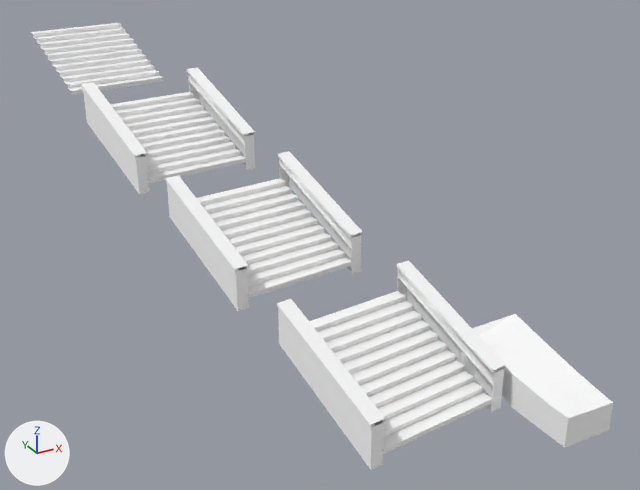
Before and after pictures for a commit that changed the glTF model games/yorimichi/assets/belmonte/meshes/SM_BM_BC_Works_3_2.glb.
The view is the same before and after, from a 50 mm camera at (90.4, -86.1, 3.0) aimed at (104.5, -60.4, -9.9). Lighting does not change. The marker at lower left points along +X, +Y and +Z. The picture after the commit comes second. Vertices at exactly the same position are counted once.

Script lines for the objects in view, before the commit:
```python
me_sm_bc_works_3_2 = bpy.data.meshes.new('SM_BC_Works_3_2')
me_sm_bc_works_3_2.from_pydata(...)  # 1060 vertices, 1323 faces; spans x 98.2..107.6, y -71.8..-45.3, z -11.9..-4.0
# faces by material slot: [1239, 10, 74]
me_sm_bc_works_3_2.materials.append(mat_bm_000_m_ashlar_013)
me_sm_bc_works_3_2.materials.append(mat_bm_001_m_flag_024)
me_sm_bc_works_3_2.materials.append(mat_bm_002_m_rubble_010)
ob_sm_bm_bc_works_3_2 = bpy.data.objects.new('SM_BM_BC_Works_3_2', me_sm_bc_works_3_2)
ob_sm_bm_bc_works_3_2.location = (0.0, 0.0, 0.0)
```
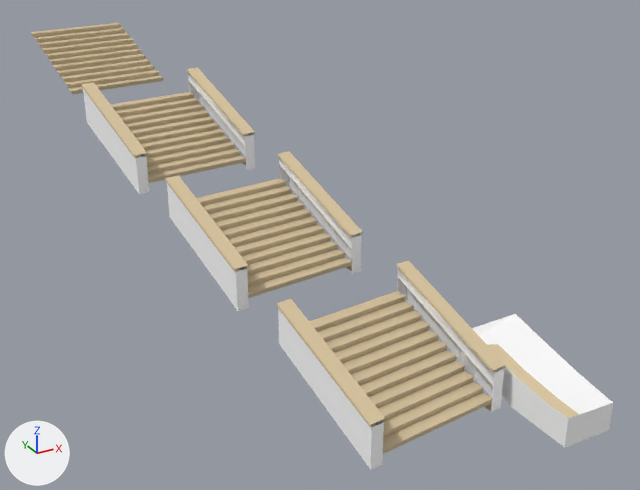
Changed parts and their boxes (x1, y1, x2, y2) in the pictures (640 x 490 px):
```json
{"part": 1, "of": "me_sm_bc_works_3_2", "change": "recoloured", "before": [30, 23, 581, 457], "after": [30, 23, 581, 457], "on screen": "white to beige"}
```

The change, as JSON lines over the scene's bpy script:
```json
{"block": "me_sm_bc_works_3_2", "where": "me_sm_bc_works_3_2.from_pydata(...)  # 1060 vertices, 1323 faces; spans x 98.2..107.6, y -71.8..-45.3, z -11.9..-4.0"}
{"block": "me_sm_bc_works_3_2", "where": "# used by ob_sm_bm_bc_works_3_2; location = (0.0, 0.0, 0.0)"}
{"block": "me_sm_bc_works_3_2", "change": "me_sm_bc_works_3_2 part 1: 1313 faces centred in x 98.6..107.2, y -71.8..-45.5, z -11.7..-4.0 are repainted in the vertex colours; the middle colour goes from white #ffffff to beige #cfbc98"}
```
